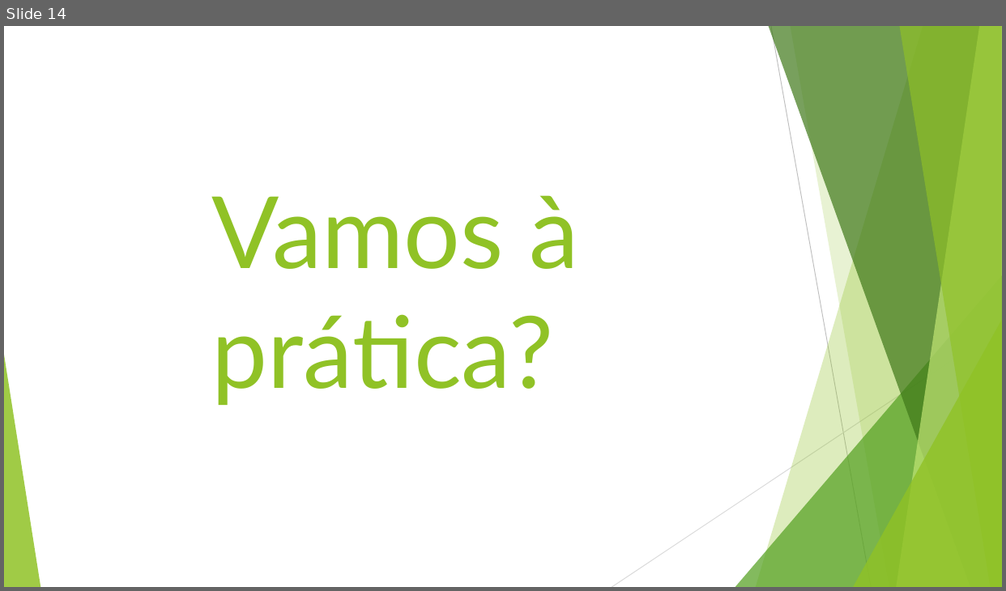
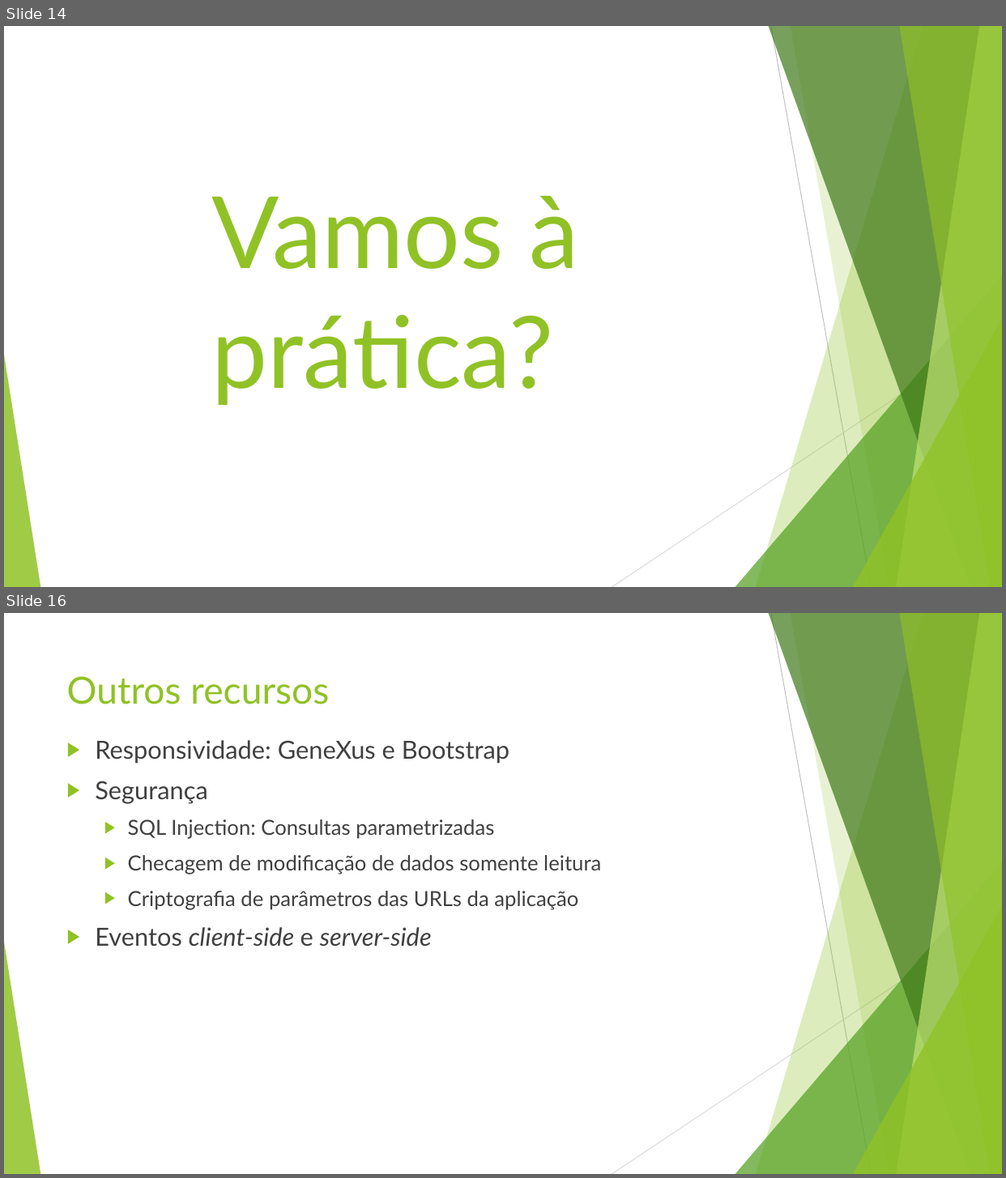
Before and after one commit to josenelsoncultri/Techweek2019, a slide deck: Techweek2019.pptx. Shown one above the other, each under a label of ours: slide 14 before the commit, slides 14 and 16 after it; the slides between them are not shown. The pictures are 1006x591 and 1006x1178 pixels, drawn with LibreOffice and Linux fonts; fonts in the diff are those of the drawing; background and template pictures are left out. Boxes give left, top, right and bottom in pixels: in the first picture for what was removed or moved away, otherwise in the second. Text is boxed around its words. In the diff, an @@ line names an element or a change of style, - is before the commit and + after.

Commit message:
Continuação da explicação sobre os objetos GeneXus!

```diff
--- a/Techweek2019.pptx
+++ b/Techweek2019.pptx
@@ slide 16 added at [4,613,1002,1174], background #FFFFFF; not listed: 10 template elements that a slide beside it also shows @@
@@ title added at [67,676,329,705], 36 pt, text #90C226 @@
+Outros recursos
@@ text added at [95,740,601,947], 20 pt, text #404040 @@
+▶ Responsividade: GeneXus e Bootstrap
+▶ Segurança
+  ▶ SQL Injection: Consultas parametrizadas
+  ▶ Checagem de modificação de dados somente leitura
+  ▶ Criptografia de parâmetros das URLs da aplicação
+▶ Eventos client-side e server-side
```
Also in this commit, not shown: 4 slides changed, 1 other slide added.
